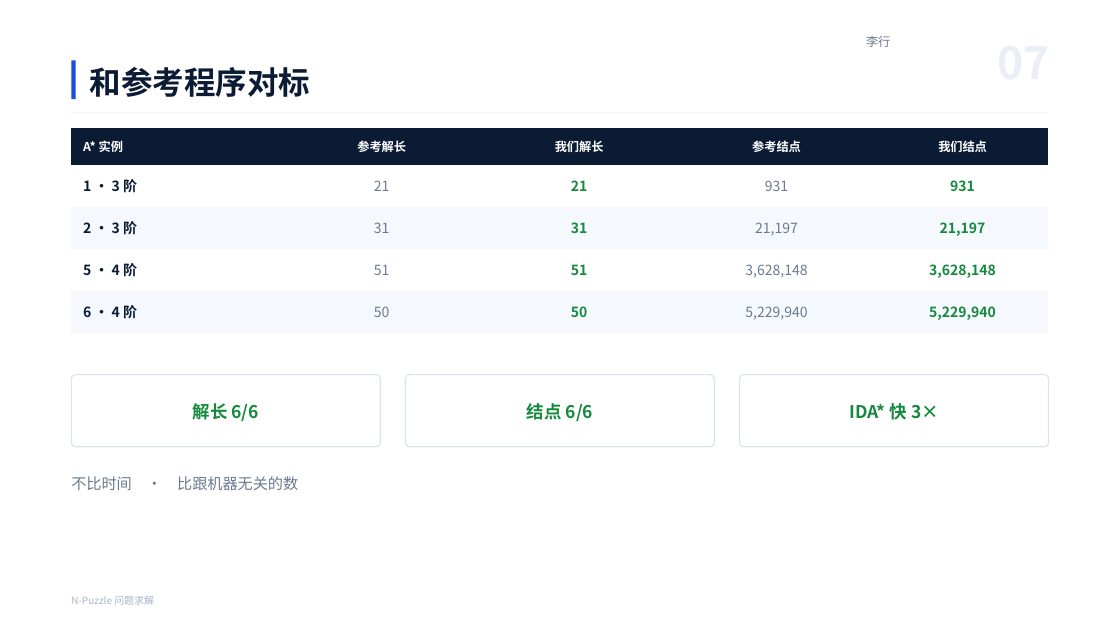
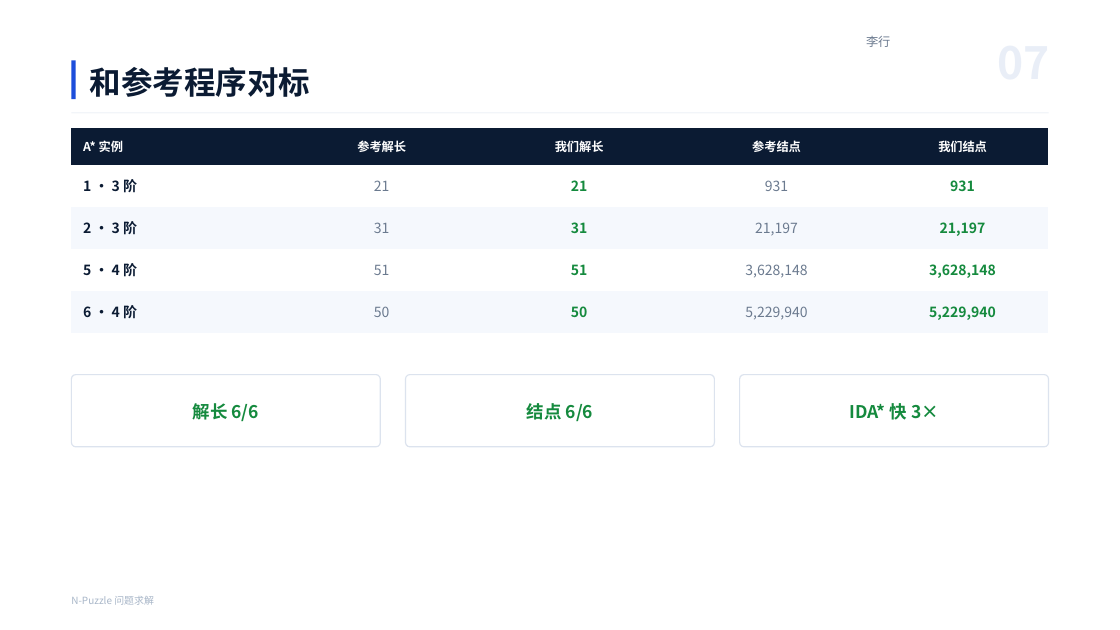
Before and after one commit to lin612320/ai-course-group, a slide deck: slide 7 of 项目一-NPuzzle问题求解/02-演示/G07-P01-演示.pptx. Drawn at 1120x630 pixels with LibreOffice and Linux fonts; fonts in the diff are those of the drawing; background and template pictures are left out. Boxes give left, top, right and bottom in pixels: in the first picture for what was removed or moved away, otherwise in the second. Text is boxed around its words. In the diff, an @@ line names an element or a change of style, - is before the commit and + after.

```diff
--- a/项目一-NPuzzle问题求解/02-演示/G07-P01-演示.pptx
+++ b/项目一-NPuzzle问题求解/02-演示/G07-P01-演示.pptx
@@ text removed at <box>71,476,298,490</box> @@
-不比时间 · 比跟机器无关的数
```
Also in this commit, not shown: 7 other files.
